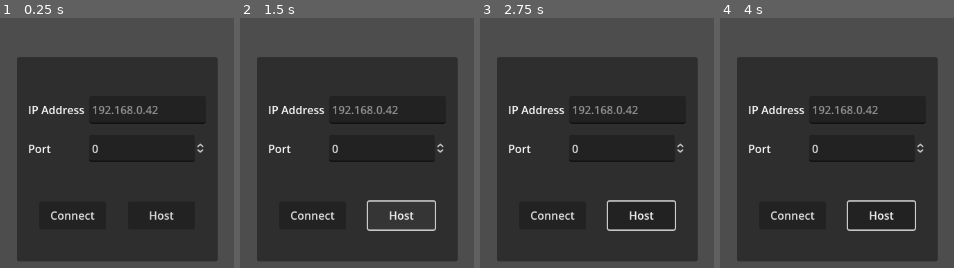
Above: before the commit, frames 1-4 (left to right).
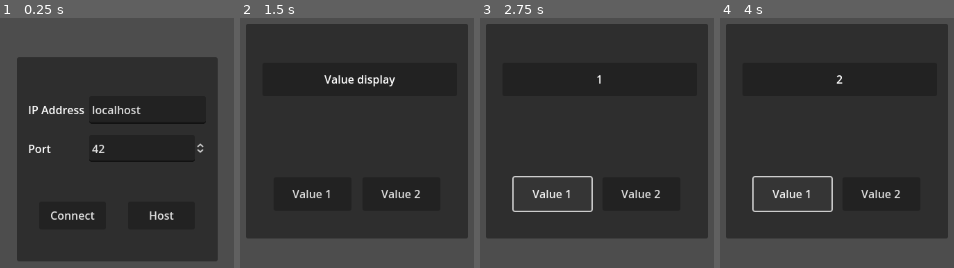
Above: after the commit, the same moments.

Repository: Jesse-ww/godot-networking-test
Game: Godot game, scene res://scenes/main_scene.tscn
Two runs of this game, one before a commit and one after it. Both use one fixed random seed, a clock stepped at 60 frames per second and the inputs below.
Inputs (mouse positions are in pixels of both pictures, inside the frame that each line leads up to):
- Up to frame 1 (0.25 s): no input
- Up to frame 2 (1.5 s): click "Connect" at 0.5 s; click (401, 215) at 1.25 s, where only the run before the commit has a clickable "Host"
- Up to frame 3 (2.75 s): click (552, 193) at 2 s, where only the run after the commit has a clickable "Value 1"
- Up to frame 4 (4 s): click (881, 193) at 2.75 s, where only the run after the commit has a clickable "Value 2"; click (792, 193) at 3.5 s, where only the run after the commit has a clickable "Value 1"

The runs differ from the first frame. In frame 1, 0.7% of the frame differs, in the area x 39-68%, y 35-54%; in frame 2, 30%; in frame 3, 30%; in frame 4, 30%, in the area x 2-98%, y 2-98%.

Commit message:
Created server page and page transitions

Diff:
--- a/scripts/main_menu_page.gd
+++ b/scripts/main_menu_page.gd
@@ -6,13 +6,19 @@
 @export var host_button : Button
 
 var mp_system : MultiplayerSystem
+var page_manager : PageManager
 
 func _ready() -> void:
+	ip_input.text = "localhost"
+	port_input.value = 42
 	ip_input.text_changed.connect(receive_ip)
 	port_input.value_changed.connect(receive_port)
 	mp_system = get_node("/root/MainScene/Multiplayer")
 	host_button.pressed.connect(mp_system.host_session)
 	connect_button.pressed.connect(mp_system.join_session)
+	page_manager = get_node("/root/MainScene")
+	mp_system.on_host.connect(open_server_page)
+	mp_system.on_join.connect(open_client_page)
 
 func _process(delta: float) -> void:
 	pass
@@ -22,3 +28,9 @@
 
 func receive_port(port:float):
 	ServerProps.port = int(port)
+
+func open_server_page() -> void:
+	page_manager.open_page("ServerPage")
+
+func open_client_page() -> void:
+	page_manager.open_page("LiveNumbersPage")
--- a/scripts/multiplayer_system.gd
+++ b/scripts/multiplayer_system.gd
@@ -1,7 +1,10 @@
 class_name MultiplayerSystem
 extends Node2D
 
+signal on_host
+signal on_join
 var peer : ENetMultiplayerPeer
+
 
 func _ready() -> void:
 	multiplayer.connected_to_server.connect(server_connected)
@@ -37,9 +40,11 @@
 		print("An error occurred when hosting..")
 	else:
 		multiplayer.set_multiplayer_peer(peer)
+		on_host.emit()
 		print("Waiting on players..")
 
 func join_session() -> void:
 	peer = ENetMultiplayerPeer.new()
 	peer.create_client(ServerProps.ip_address, ServerProps.port)
 	multiplayer.set_multiplayer_peer(peer)
+	on_join.emit()
--- a/scripts/page_manager.gd
+++ b/scripts/page_manager.gd
@@ -1,3 +1,4 @@
+class_name PageManager
 extends Node2D
 
 @export var pages : Array[Control]
--- a/ui/server_page.tscn
+++ b/ui/server_page.tscn
@@ -7,3 +7,69 @@
 anchor_bottom = 1.0
 grow_horizontal = 2
 grow_vertical = 2
+
+[node name="Panel" type="Panel" parent="."]
+layout_mode = 1
+anchors_preset = -1
+anchor_left = 0.167
+anchor_top = 0.111
+anchor_right = 0.833
+anchor_bottom = 0.889
+offset_left = -0.384018
+offset_top = 0.071991
+offset_right = 0.383911
+offset_bottom = -0.0720215
+grow_horizontal = 2
+grow_vertical = 2
+
+[node name="Label" type="Label" parent="Panel"]
+layout_mode = 1
+anchors_preset = 5
+anchor_left = 0.5
+anchor_right = 0.5
+offset_left = -136.0
+offset_top = 8.0
+offset_right = 136.0
+offset_bottom = 49.0
+grow_horizontal = 2
+theme_override_font_sizes/font_size = 20
+text = "Server Dashboard"
+horizontal_alignment = 1
+vertical_alignment = 1
+
+[node name="TextEdit" type="TextEdit" parent="Panel"]
+layout_mode = 1
+anchors_preset = -1
+anchor_left = 0.042
+anchor_top = 0.111
+anchor_right = 0.958
+anchor_bottom = 0.841
+offset_left = -0.256004
+offset_top = 0.0559959
+offset_right = 0.255981
+offset_bottom = 0.135986
+grow_horizontal = 2
+text = "some result"
+editable = false
+drag_and_drop_selection_enabled = false
+virtual_keyboard_enabled = false
+wrap_mode = 1
+indent_wrapped_lines = true
+scroll_smooth = true
+scroll_past_end_of_file = true
+scroll_fit_content_height = true
+
+[node name="LineEdit" type="LineEdit" parent="Panel"]
+layout_mode = 1
+anchors_preset = -1
+anchor_left = 0.042
+anchor_top = 0.889
+anchor_right = 0.958
+anchor_bottom = 0.95
+offset_left = -0.256004
+offset_top = -0.0560303
+offset_right = 0.255981
+offset_bottom = 0.199982
+grow_horizontal = 2
+grow_vertical = 0
+placeholder_text = "Type commands here"
Not shown: 1 places in scenes/main_scene.tscn that only renumber resources
